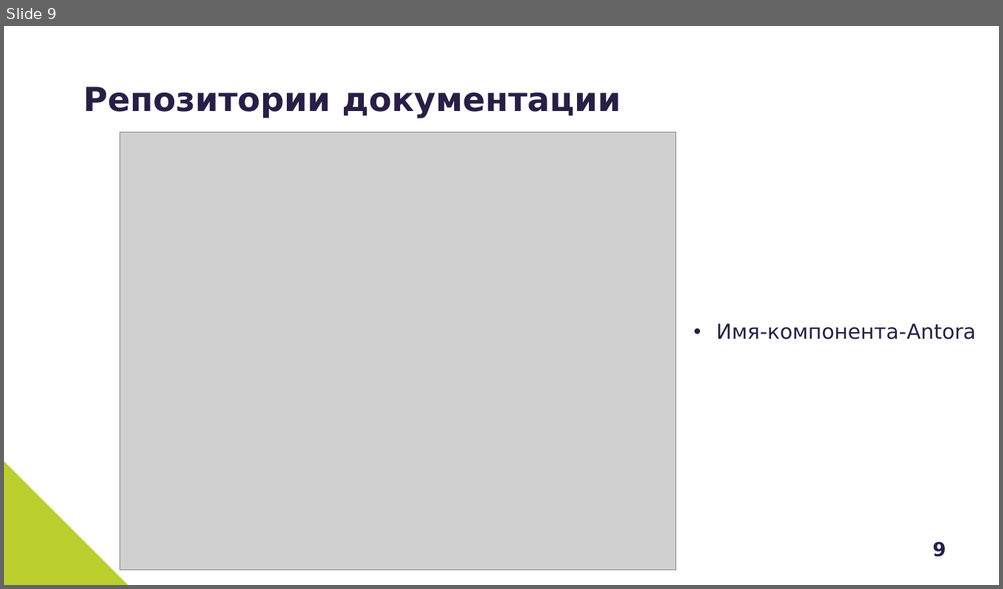
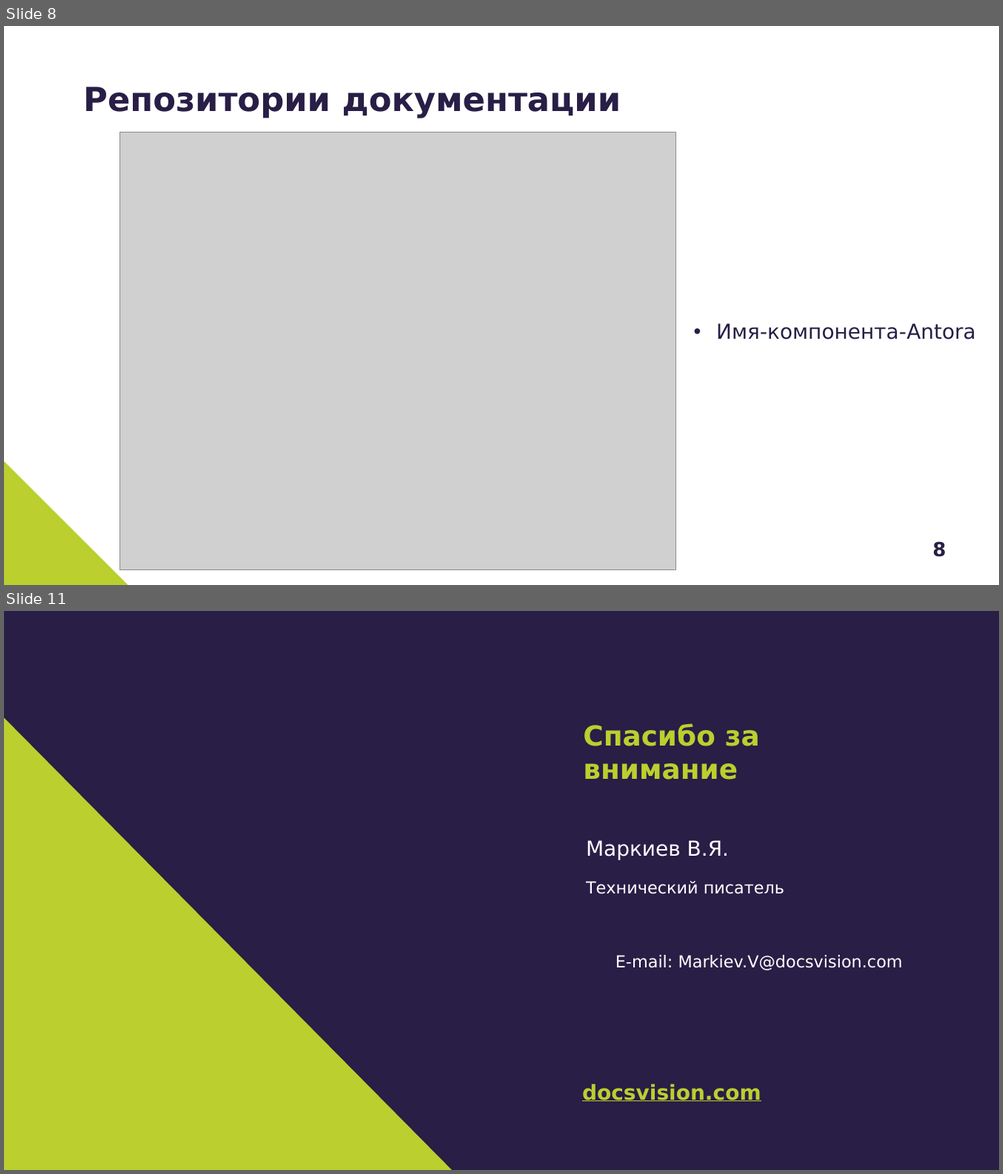
Before and after one commit to Grolribasi/articles, a slide deck: Презентация.pptx. Shown one above the other, each under a label of ours: slide 9 before the commit, slides 8 and 11 after it; the slides between them are not shown. The pictures are 1003x589 and 1003x1174 pixels, drawn with LibreOffice and Linux fonts; fonts in the diff are those of the drawing; grey boxes stand for pictures; background and template pictures are left out. Boxes give left, top, right and bottom in pixels: in the first picture for what was removed or moved away, otherwise in the second. Text is boxed around its words. In the diff, an @@ line names an element or a change of style, - is before the commit and + after.

```diff
--- a/Презентация.pptx
+++ b/Презентация.pptx
@@ slide 11 added at box(4, 611, 999, 1170), background #FFFFFF @@
@@ rectangle added at box(4, 611, 999, 1170), fill #281E46 @@
@@ freeform shape added at box(4, 718, 452, 1170), fill #BBCF2E @@
@@ title added at box(583, 723, 760, 780), 20 pt, text #BBCF2E, bold @@
+Спасибо за внимание
@@ text added at box(586, 840, 728, 860), 15 pt, text #FFFFFF @@
+Маркиев В.Я.
@@ text added at box(586, 881, 784, 894), 12 pt, text #FFFFFF @@
+Технический писатель
@@ subtitle added at box(615, 955, 902, 971), 12 pt, text #FFFFFF @@
+E-mail: Markiev.V@docsvision.com
@@ text added at box(582, 1084, 761, 1102), 15 pt, text #BBCF2E, bold, underline @@
+docsvision.com
@@ what was slide 9 is now slide 8 @@
@@ page number at box(932, 542, 945, 557): text changed @@
-9
+8
```
Also in this commit, not shown: 2 slides changed, 1 other slide added, 3 slides removed, 1 other file.
